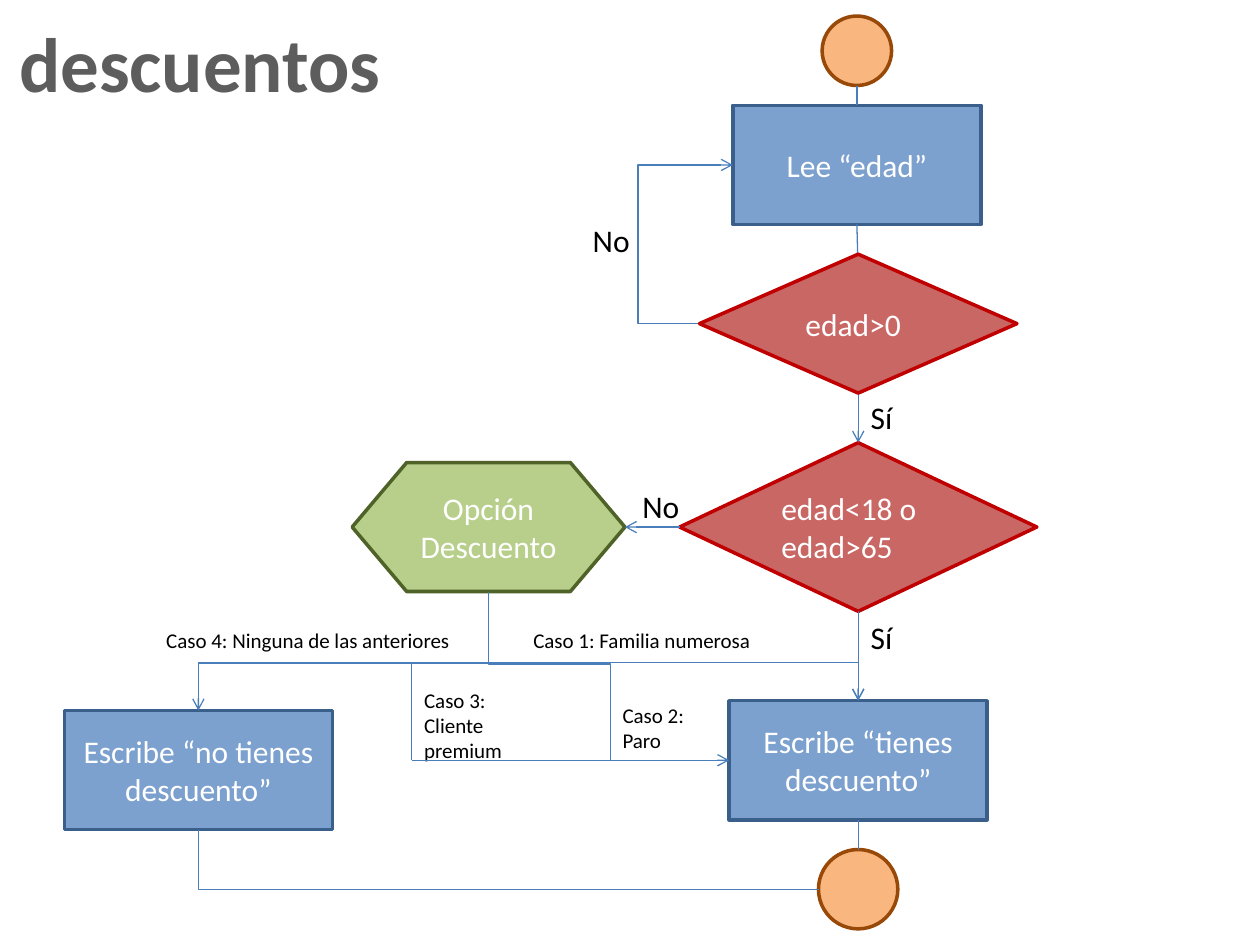
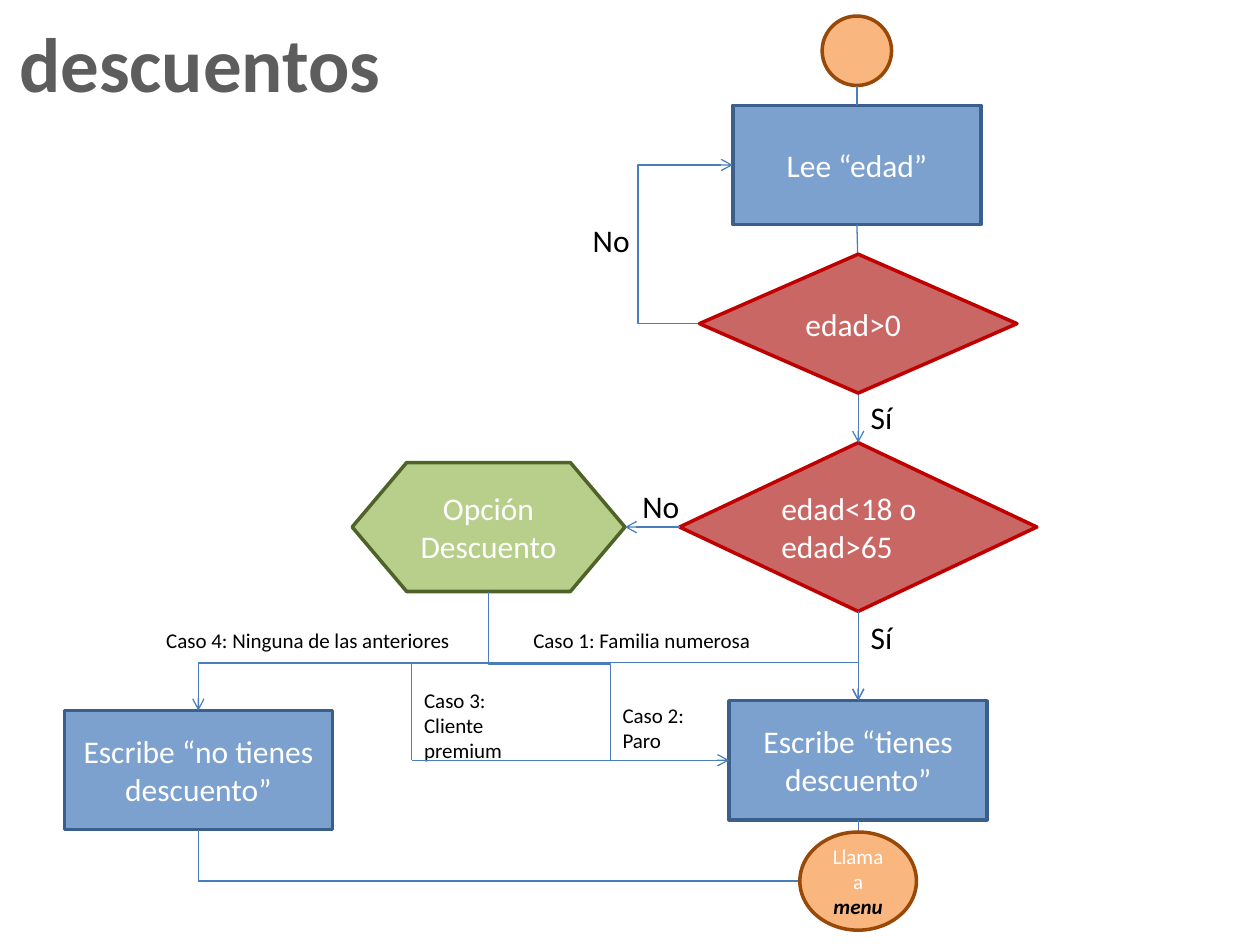
Before and after one commit to dj35/Proyecto-, a slide deck: slide 5 of Flujograma.pptx (slide 2 before the commit). Drawn at 1260x945 pixels with LibreOffice and Linux fonts; fonts in the diff are those of the drawing. Boxes give left, top, right and bottom in pixels: in the first picture for what was removed or moved away, otherwise in the second. Text is boxed around its words. In the diff, an @@ line names an element or a change of style, - is before the commit and + after.

```diff
--- a/Flujograma.pptx
+++ b/Flujograma.pptx
@@ elbow line moved from (198, 829) - (819, 890) to (198, 829) - (800, 881) @@
@@ ellipse added at <box>800,832,917,930</box>, fill #F9B67F, outline #984807 2 pt, 12 pt, text #FFFFFF @@
+Llama a menu
@@ line moved from (858, 820) - (858, 849) to (858, 820) - (858, 832) @@
@@ ellipse removed at <box>819,849,898,929</box> @@
```
Also in this commit, not shown: 3 slides added.
